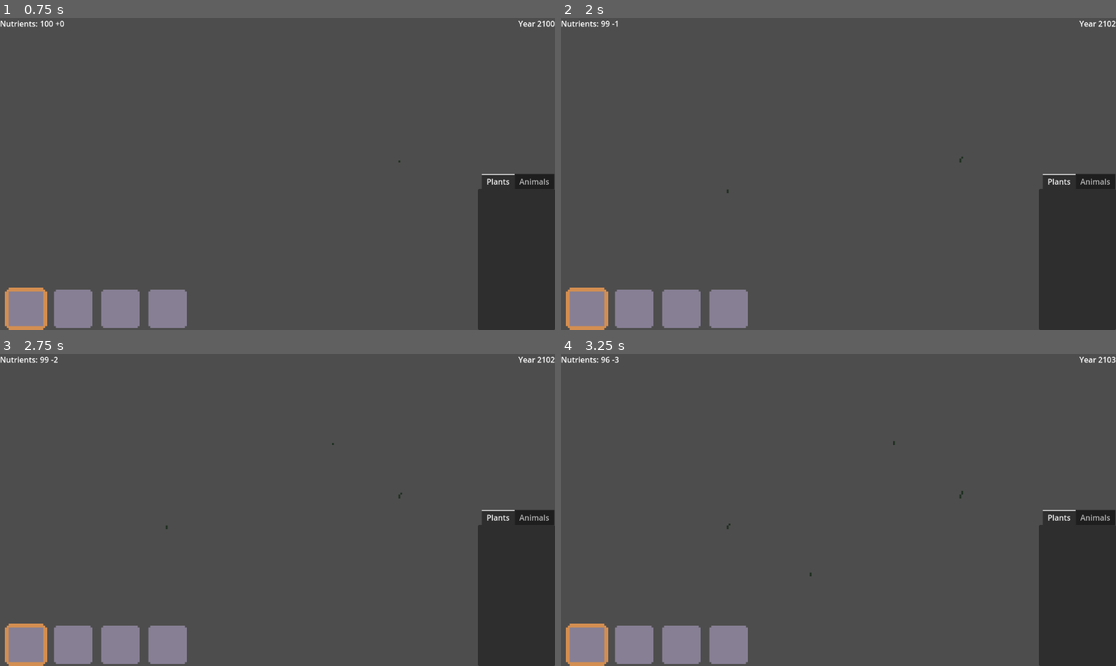
Above: before the commit, frames 1-4 (two rows, left to right).
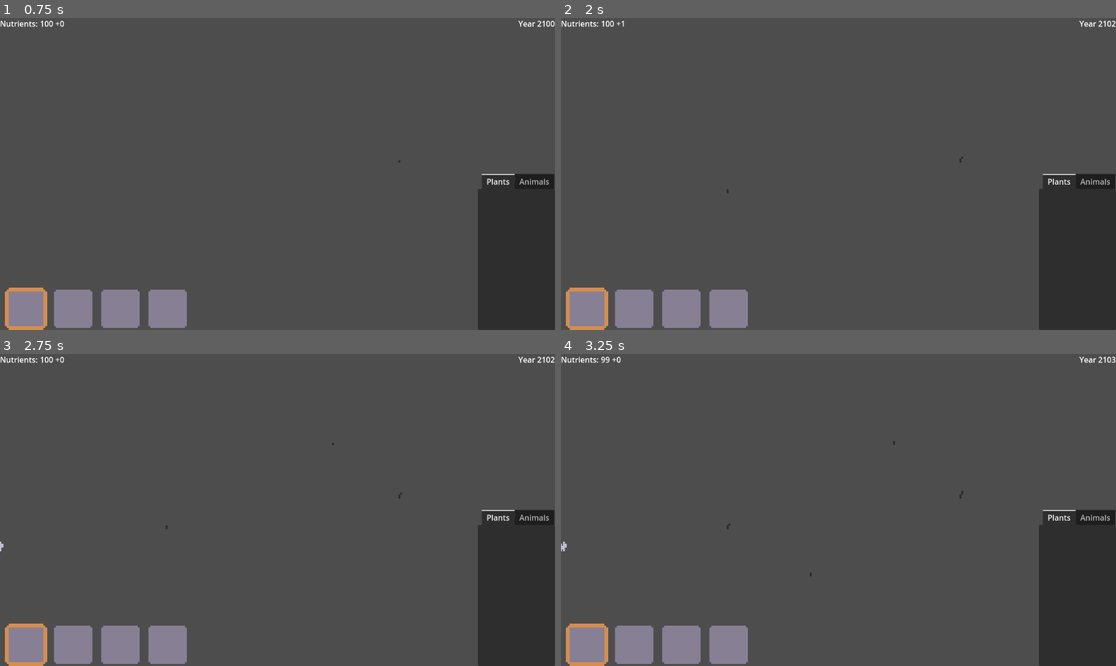
Above: after the commit, the same moments.

Repository: Ameliarate16/CityReclamation
Game: Godot game, scene res://scenes/mainGame.tscn
Two runs of this game, one before a commit and one after it. Both use one fixed random seed, a clock stepped at 60 frames per second and the inputs below.
Inputs (mouse positions are in pixels of both pictures, inside the frame that each line leads up to):
- Up to frame 1 (0.75 s): tap Enter at 0.5 s; move the mouse to (399, 158) at 0.52 s; click (399, 158) at 0.67 s
- Up to frame 2 (2 s): tap Space at 1.25 s; move the mouse to (727, 189) at 1.27 s; click (727, 189) at 1.42 s
- Up to frame 3 (2.75 s): move the mouse to (333, 441) at 2.02 s; click (333, 441) at 2.17 s
- Up to frame 4 (3.25 s): tap Enter at 2.75 s; move the mouse to (810, 572) at 2.77 s; click (810, 572) at 2.92 s

Frame 1 is identical in both runs. In frame 2, less than 0.1% of the frame differs, in the area x 7-12%, y 0-3%; in frame 3, less than 0.1%, in the area x 0-12%, y 0-64%; in frame 4, less than 0.1%.

Commit message:
Added animal spawner

Diff:
--- /dev/null
+++ b/animal.gd
@@ -0,0 +1,25 @@
+extends Node2D
+
+@export var income : int
+@export var diet : Global.SeedType
+
+var destinationX : int
+
+const speed = 10
+
+func _ready():
+	destinationX = 100
+	get_node("AnimatedSprite2D").play("default")
+
+func _physics_process(delta):
+	if position.x < destinationX:
+		position.x += speed * delta
+
+func newDestination():
+	pass
+
+func setPos(newPos):
+	position = newPos
+
+func getIncome():
+	return income
--- /dev/null
+++ b/entities/bunny.tscn
@@ -0,0 +1,48 @@
+[gd_scene load_steps=8 format=3 uid="uid://bv8y1d3pwiope"]
+
+[ext_resource type="Script" uid="uid://dqkxkrj6tytjx" path="res://animal.gd" id="1_t1yv3"]
+[ext_resource type="Texture2D" uid="uid://e0a44ti8x8ix" path="res://assets/bunny.png" id="2_r412g"]
+
+[sub_resource type="AtlasTexture" id="AtlasTexture_uj1on"]
+atlas = ExtResource("2_r412g")
+region = Rect2(0, 0, 5, 5)
+
+[sub_resource type="AtlasTexture" id="AtlasTexture_1xkyp"]
+atlas = ExtResource("2_r412g")
+region = Rect2(5, 0, 5, 5)
+
+[sub_resource type="AtlasTexture" id="AtlasTexture_ry2wa"]
+atlas = ExtResource("2_r412g")
+region = Rect2(15, 0, 5, 5)
+
+[sub_resource type="AtlasTexture" id="AtlasTexture_17rqx"]
+atlas = ExtResource("2_r412g")
+region = Rect2(10, 0, 5, 5)
+
+[sub_resource type="SpriteFrames" id="SpriteFrames_8lkxg"]
+animations = [{
+"frames": [{
+"duration": 1.0,
+"texture": SubResource("AtlasTexture_uj1on")
+}, {
+"duration": 1.0,
+"texture": SubResource("AtlasTexture_1xkyp")
+}, {
+"duration": 1.0,
+"texture": SubResource("AtlasTexture_ry2wa")
+}, {
+"duration": 1.0,
+"texture": SubResource("AtlasTexture_17rqx")
+}],
+"loop": true,
+"name": &"default",
+"speed": 5.0
+}]
+
+[node name="Bunny" type="Node2D" groups=["AnimalEntities", "HerbEaters"]]
+script = ExtResource("1_t1yv3")
+income = 1
+
+[node name="AnimatedSprite2D" type="AnimatedSprite2D" parent="."]
+scale = Vector2(4, 4)
+sprite_frames = SubResource("SpriteFrames_8lkxg")
--- a/entities/dandelion.tscn
+++ b/entities/dandelion.tscn
@@ -1,6 +1,6 @@
 [gd_scene load_steps=10 format=3 uid="uid://b2782uw8ji36i"]
 
-[ext_resource type="Script" uid="uid://bquant640klwd" path="res://scripts/Plant.gd" id="1_hvani"]
+[ext_resource type="Script" uid="uid://bquant640klwd" path="res://scripts/plant.gd" id="1_hvani"]
 [ext_resource type="Texture2D" uid="uid://do5w2j8vcdycm" path="res://assets/dandelion.png" id="2_hvani"]
 
 [sub_resource type="AtlasTexture" id="AtlasTexture_vlo04"]
--- a/entities/weed.tscn
+++ b/entities/weed.tscn
@@ -1,6 +1,6 @@
 [gd_scene load_steps=9 format=3 uid="uid://bkpqvqinna2qd"]
 
-[ext_resource type="Script" uid="uid://bquant640klwd" path="res://scripts/Plant.gd" id="1_hmblq"]
+[ext_resource type="Script" uid="uid://bquant640klwd" path="res://scripts/plant.gd" id="1_hmblq"]
 [ext_resource type="Texture2D" uid="uid://bof0u845hbq2f" path="res://assets/weed.png" id="1_rhnbr"]
 
 [sub_resource type="AtlasTexture" id="AtlasTexture_hmblq"]
--- a/project.godot
+++ b/project.godot
@@ -28,6 +28,14 @@
 AnimalEntities=""
 PlantEntities=""
 HerbPlants=""
+BushPlants=""
+TreePlants=""
+MushroomPlants=""
+HerbEaters=""
+BushEaters=""
+TreeEaters=""
+MushroomEaters=""
+AnimalEaters=""
 
 [rendering]
 
--- a/scenes/mainGame.tscn
+++ b/scenes/mainGame.tscn
@@ -1,11 +1,13 @@
-[gd_scene load_steps=7 format=3 uid="uid://ca182hq60fcho"]
+[gd_scene load_steps=9 format=3 uid="uid://ca182hq60fcho"]
 
-[ext_resource type="Script" uid="uid://dctceiewoeq45" path="res://scripts/GameController.gd" id="1_gb8pf"]
+[ext_resource type="Script" uid="uid://dctceiewoeq45" path="res://scripts/ui_controller.gd" id="1_gb8pf"]
 [ext_resource type="Script" uid="uid://d4g6it7okbb0h" path="res://scripts/seed_buttons.gd" id="2_iuu36"]
 [ext_resource type="Texture2D" uid="uid://civ2ry1lhbf83" path="res://assets/ui-buttons.png" id="2_mmojm"]
-[ext_resource type="Script" uid="uid://b3yalda6kqbte" path="res://scripts/InputController.gd" id="4_b4od1"]
+[ext_resource type="Script" uid="uid://b3yalda6kqbte" path="res://scripts/input_controller.gd" id="4_b4od1"]
 [ext_resource type="PackedScene" uid="uid://bkpqvqinna2qd" path="res://entities/weed.tscn" id="5_b4od1"]
 [ext_resource type="PackedScene" uid="uid://b2782uw8ji36i" path="res://entities/dandelion.tscn" id="6_mwwrp"]
+[ext_resource type="Script" uid="uid://4guvahxgcrwq" path="res://scripts/animal_spawner.gd" id="7_d5h3d"]
+[ext_resource type="PackedScene" uid="uid://bv8y1d3pwiope" path="res://entities/bunny.tscn" id="8_x7hqj"]
 
 [node name="Node2D" type="Node2D"]
 
@@ -145,8 +147,13 @@
 script = ExtResource("4_b4od1")
 herbs = Array[PackedScene]([ExtResource("5_b4od1"), ExtResource("6_mwwrp")])
 
+[node name="AnimalSpawner" type="Node2D" parent="."]
+script = ExtResource("7_d5h3d")
+animalTypes = [ExtResource("8_x7hqj")]
+
 [connection signal="gui_input" from="GUILayer/PlantingContainer/HerbButton" to="GUILayer/PlantingContainer" method="_on_herb_button_gui_input"]
 [connection signal="gui_input" from="GUILayer/PlantingContainer/MushButton" to="GUILayer/PlantingContainer" method="_on_mush_button_gui_input"]
 [connection signal="gui_input" from="GUILayer/PlantingContainer/BushButton" to="GUILayer/PlantingContainer" method="_on_bush_button_gui_input"]
 [connection signal="gui_input" from="GUILayer/PlantingContainer/TreeButton" to="GUILayer/PlantingContainer" method="_on_tree_button_gui_input"]
 [connection signal="createPlant" from="InputController" to="GUILayer" method="_on_input_controller_create_plant"]
+[connection signal="createAnimal" from="AnimalSpawner" to="GUILayer" method="_on_animal_spawner_create_animal"]
--- a/scripts/Plant.gd
+++ b/scripts/Plant.gd
@@ -19,5 +19,5 @@
 	maxGrowthLevel = get_node("AnimatedSprite2D").sprite_frames.get_frame_count("default") - 1
 	get_node("/root/Node2D/GUILayer").timePassed.connect(Callable(self, "on_time_pass"))
 
-func get_upkeep():
+func getUpkeep():
 	return upkeep
--- /dev/null
+++ b/scripts/animal_spawner.gd
@@ -0,0 +1,22 @@
+extends Node2D
+
+@export var animalTypes: Array[PackedScene]
+
+signal createAnimal(income)
+
+func _ready():
+	get_node("/root/Node2D/GUILayer").timePassed.connect(Callable(self, "on_time_pass"))
+
+func spawnAnimal(animal):
+	var newAnimal = animal.instantiate()
+	add_child(newAnimal)
+	newAnimal.setPos(Vector2(-20, Global.groundY))
+	createAnimal.emit(newAnimal.getIncome())
+
+func on_time_pass():
+	var numPlants = get_tree().get_node_count_in_group("PlantEntities")
+	var numAnimals = get_tree().get_node_count_in_group("AnimalEntities")
+	var numShrooms = get_tree().get_node_count_in_group("MushroomPlants")
+	if numPlants * 2 - numShrooms > numAnimals:
+		#pick an animal to spawn
+		spawnAnimal(animalTypes[0])
--- a/scripts/global.gd
+++ b/scripts/global.gd
@@ -9,3 +9,5 @@
 }
 
 var selected : SeedType  = SeedType.NONE
+
+var groundY = 400 #edit when we have ground, ideally we want it to dynamically scale
--- a/scripts/InputController.gd
+++ b/scripts/input_controller.gd
@@ -42,4 +42,4 @@
 
 			newPlant.setPos(click_position)
 			add_child(newPlant)
-			createPlant.emit(newPlant.get_upkeep())
+			createPlant.emit(newPlant.getUpkeep())
--- a/scripts/GameController.gd
+++ b/scripts/ui_controller.gd
@@ -52,3 +52,9 @@
 		#mushrooms have negative upkeep, meaning they add to the nutrient income
 		nutrientIncome -= upkeep
 	updateNutrientsLabel()
+
+
+
+func _on_animal_spawner_create_animal(income):
+	nutrientIncome += income
+	updateNutrientsLabel()
Not shown, added: animal.gd.uid
Not shown, added: scripts/animal_spawner.gd.uid
Renamed: scripts/InputController.gd.uid -> scripts/input_controller.gd.uid
Renamed: scripts/GameController.gd.uid -> scripts/ui_controller.gd.uid
